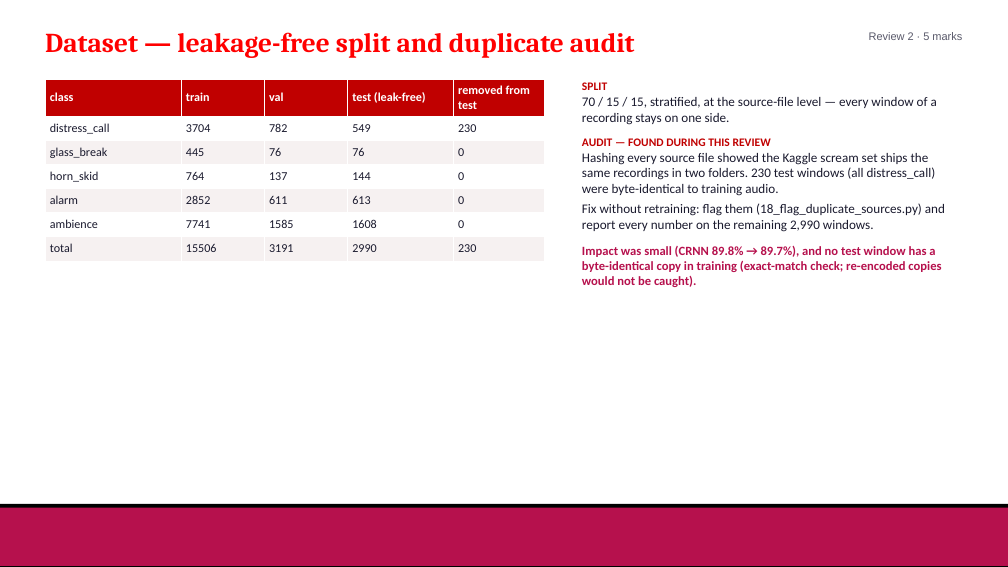
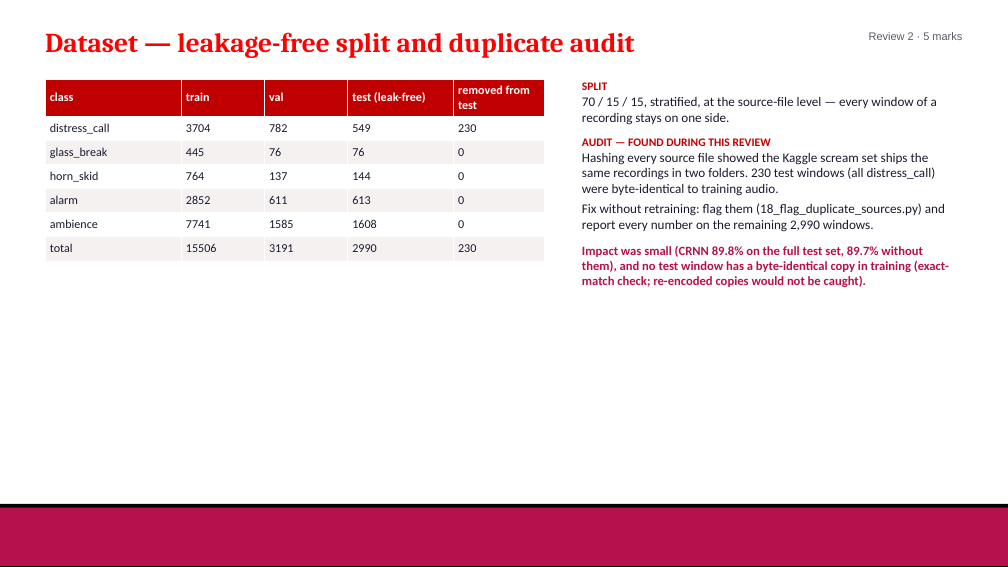
Before and after one commit to Hash-486/SafeScape, a slide deck: slide 4 of docs/Review2/SafeScape_Review2.pptx. Drawn at 1008x567 pixels with LibreOffice and Linux fonts; fonts in the diff are those of the drawing; background and template pictures are left out. Boxes give left, top, right and bottom in pixels: in the first picture for what was removed or moved away, otherwise in the second. Text is boxed around its words. In the diff, an @@ line names an element or a change of style, - is before the commit and + after.

Commit message:
Compute the report and deck figures instead of typing them

```diff
--- a/docs/Review2/SafeScape_Review2.pptx
+++ b/docs/Review2/SafeScape_Review2.pptx
@@ text at (x1=582, y1=246, x2=949, y2=287): text changed @@
-Impact was small (CRNN 89.8% → 89.7%), and no test window has a byte-identical copy in training (exact-match check; re-encoded copies would not be caught).
+Impact was small (CRNN 89.8% on the full test set, 89.7% without them), and no test window has a byte-identical copy in training (exact-match check; re-encoded copies would not be caught).
```
Also in this commit, not shown: 1 other slide changed, 7 other files.
